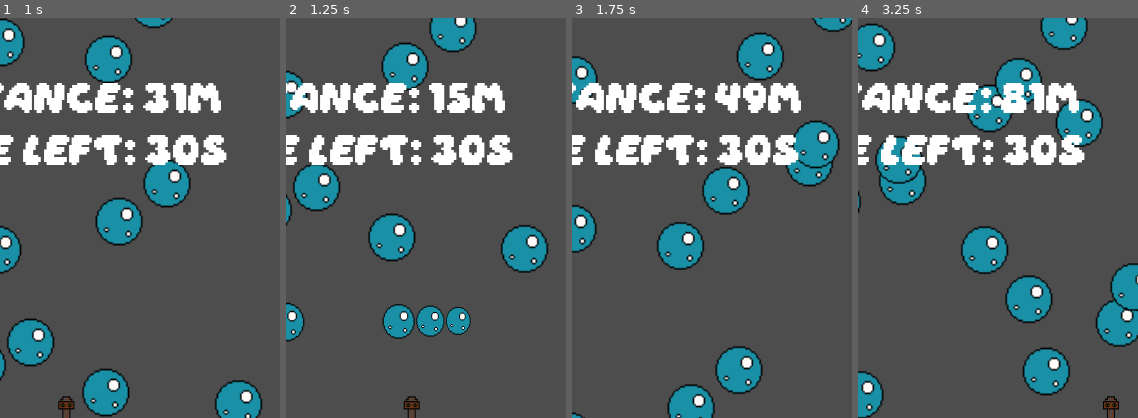
Above: before the commit, frames 1-4 (left to right).
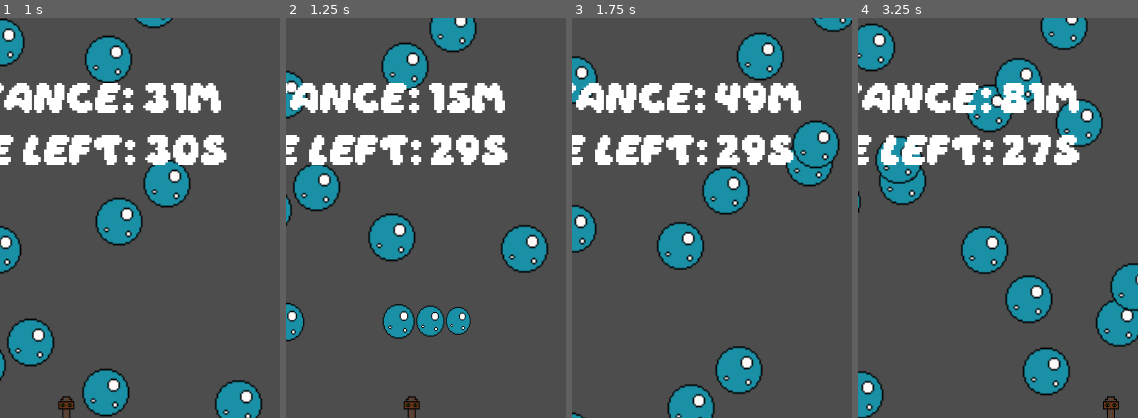
Above: after the commit, the same moments.

Repository: LChip2002/Bubble-Jump
Game: Godot game, scene res://title_screen.tscn
Two runs of this game, one before a commit and one after it. Both use one fixed random seed, a clock stepped at 60 frames per second and the inputs below.
Inputs:
- Up to frame 1 (1 s): tap A at 0.5 s; hold Right (ui_right) from 0.53 s (still down); hold Z (ui_z) from 0.53 s (still down)
- Up to frame 2 (1.25 s): keep holding Right (ui_right); keep holding Z (ui_z)
- Up to frame 3 (1.75 s): keep holding Right (ui_right); release Z (ui_z) at 1.28 s; tap Z (ui_z) at 1.35 s
- Up to frame 4 (3.25 s): release Right (ui_right) at 2.03 s; hold Left (ui_left) 2.03-2.78 s; hold Z (ui_z) 2.03-2.78 s; hold Right (ui_right) from 2.78 s (still down); tap Z (ui_z) at 2.85 s
The pictures show only the part of the screen within x 38-88%, y 0-50%; the shares and areas given below are measured in that part.

Frame 1 is identical in both runs. In frame 2, 1.0% of the frame differs, in the area x 51-82%, y 29-37%; in frame 3, 1.0%; in frame 4, 1.0%.

Commit message:
Timer added

Diff:
--- a/Game.tscn
+++ b/Game.tscn
@@ -235,4 +235,5 @@
 
 [node name="HUD" parent="." instance=ExtResource("9_jiqin")]
 
+[connection signal="timer_countdown" from="." to="HUD" method="_on_timer_changed"]
 [connection signal="y_position_changed" from="Camera2D" to="HUD" method="_on_y_position_changed"]
--- a/hud.gd
+++ b/hud.gd
@@ -16,3 +16,7 @@
 # Update the Label with the new Y position
 func _on_y_position_changed(y_position):
 	$Distance.text = "Distance: " + str(roundf((820 - y_position)/10)) + "m"
+
+# Update time visual
+func _on_timer_changed(time_left):
+	$Time.text = "Time Left: " + str(roundf(time_left)) + "s"
--- a/node_2d.gd
+++ b/node_2d.gd
@@ -2,10 +2,12 @@
 
 var bubble_scene = preload("res://Bubble.tscn")
 var width
-var spawn_timer: Timer
-var game_countdown: Timer
+
 var active_platforms = []
-var spawn_y = 0 # Tracks highest y coordinate where platforms are spawned
+var time_left = 30
+
+# Define signal
+signal timer_countdown(time_left)
 
 func on_player_died():
 	show_game_over()
@@ -18,8 +20,9 @@
 func _on_timer_timeout() -> void:
 	#if not is_player_alive():
 		#return  # Don't spawn if the player is dead
+		pass
 
-	spawn_bubble()
+
 
 func _ready() -> void:
 
@@ -46,33 +49,12 @@
 	var player = $Player
 	var player_y = player.position.y
 
-	# Spawn platforms above player if necessary
-	while spawn_y > player_y - 800:
-		spawn_bubble()
-		spawn_y -= 150
+	time_left -= delta
 
-	# Remove platforms below the screen
-	for platform in active_platforms:
-		if platform.position.y > player_y + 600: # If off screen
-			active_platforms.erase(platform)
-			platform.queue_free()
+	if time_left > 0:
+		# Countdown timer and signals to ui metric
+		# Sends signal to update visual timer
+		await emit_signal("timer_countdown", time_left)
 
-# Function to spawn a bubble
-func spawn_bubble():
-
-	var death = false
-
-	while death == false:
-
-		# TODO - Check player condition and exit
-
-		await get_tree().create_timer(1.0).timeout # waits for 1 second
-		var r = 0
-		# Adds new set of bubbles
-		while r > -2000:
-			var new_bubble = bubble_scene.instantiate()  # Instantiate the bubble scene
-			var bubble_x = randf_range(-width / 2, width / 2)  # Random x position
-			new_bubble.position = Vector2(bubble_x, 600)  # Spawn at a fixed y position (change as needed)
-			add_child(new_bubble)
-			r -= randf_range(10,60)
-			active_platforms.append(new_bubble)
+		# Delay time reduction
+		await get_tree().create_timer(1.0).timeout
